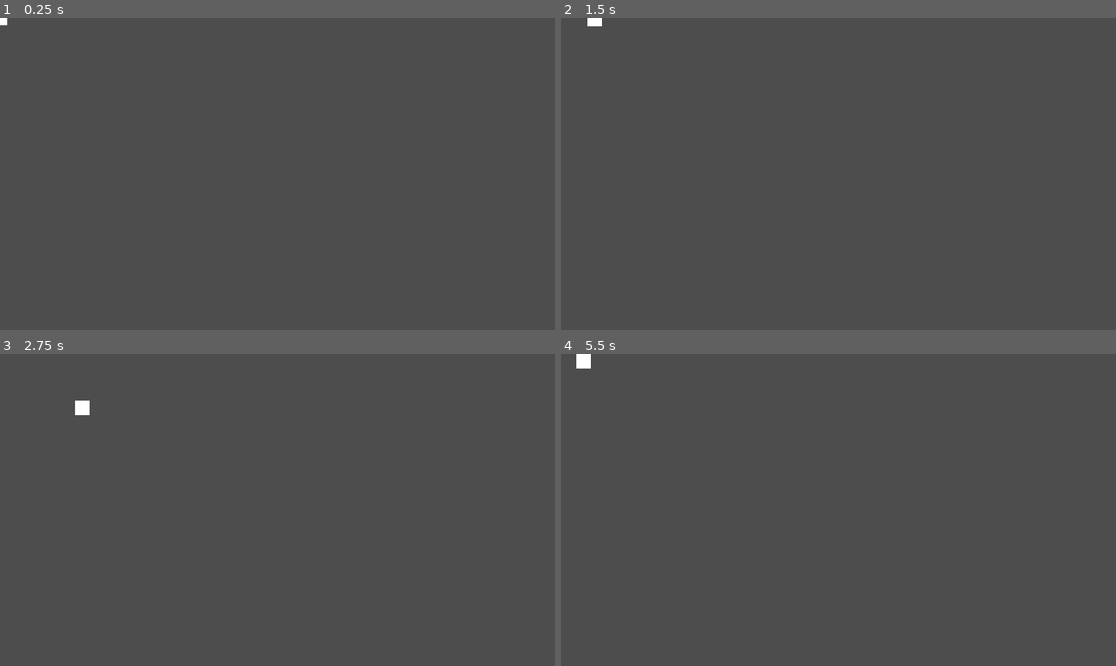
Above: before the commit, frames 1-4 (two rows, left to right).
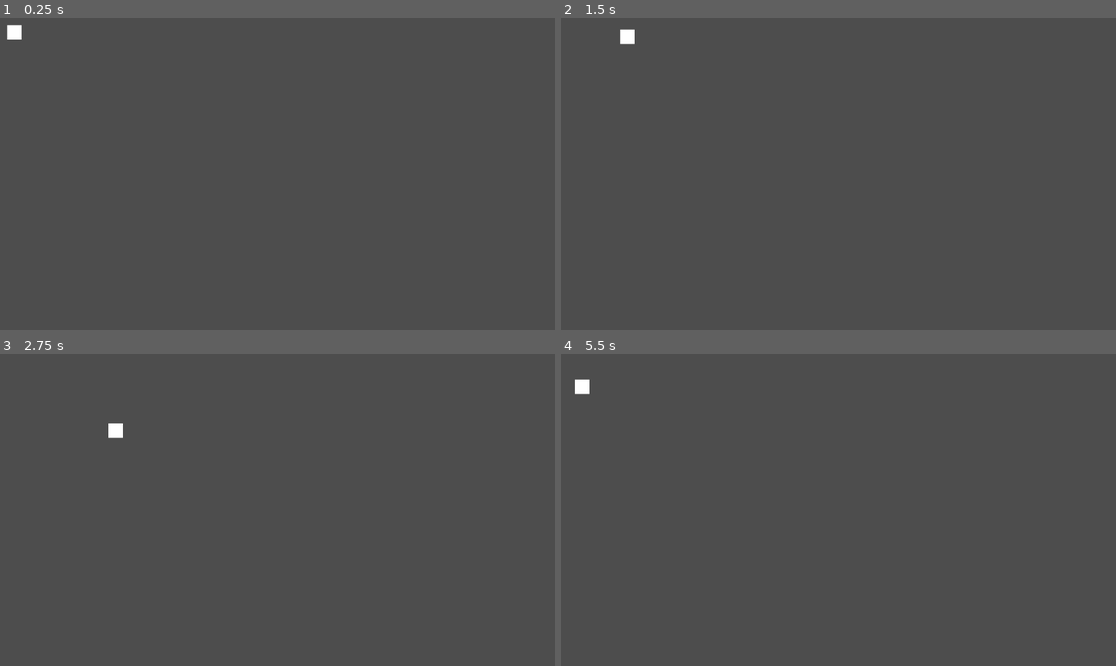
Above: after the commit, the same moments.

Repository: Martinudevel/toroverse
Game: Godot game, scene res://character_body.tscn
The game is run twice, just before and just after one commit, with the same random seed, the same clock (stepped at 60 frames per second) and the same inputs. This scene is started directly instead of the project's main scene.
Inputs:
- Up to frame 1 (0.25 s): no input
- Up to frame 2 (1.5 s): tap Enter at 0.5 s; hold Right (Move_Right) 0.53-1.28 s; hold Down (Move_Down) from 1.28 s (still down)
- Up to frame 3 (2.75 s): release Down (Move_Down) at 2.03 s; hold Right (Move_Right) from 2.03 s (still down)
- Up to frame 4 (5.5 s): release Right (Move_Right) at 2.78 s; hold Up (Move_Up) 2.78-3.53 s; hold Left (Move_Left) 3.53-5.03 s; hold Down (Move_Down) from 5.03 s (still down)

The runs differ from the first frame. In frame 1, 0.2% of the frame differs, in the area x 0-4%, y 0-7%; in frame 2, 0.2%; in frame 3, 0.2%; in frame 4, 0.3%, in the area x 2-6%, y 0-13%.

Commit message:
quality of life changes regarding movement

Diff:
--- a/character_body.tscn
+++ b/character_body.tscn
@@ -5,6 +5,7 @@
 [sub_resource type="CanvasTexture" id="CanvasTexture_200gq"]
 
 [node name="character_body" type="Node2D"]
+position = Vector2(30, 30)
 script = ExtResource("1_vyckn")
 speed = 3
 
--- a/character_script.gd
+++ b/character_script.gd
@@ -1,7 +1,7 @@
 extends Node2D
 @export var f = 0.5#determines how fast the object arrives at destination and the frequency of vibrations (if there are any)
-@export var zeta = 1#dampens vibrations over time (if at zero, it never stops vibrating), if >= 1 the body never vibrates and instead slows it down
-@export var r = 1#determines the time it takes for the object to start moving if <0 the object anticipates, if >0 begins immediatly, if >1 it overshoots (then corrects, of course)
+@export var zeta = 1.0#dampens vibrations over time (if at zero, it never stops vibrating), if >= 1 the body never vibrates and instead slows it down
+@export var r = 1.0#determines the time it takes for the object to start moving if <0 the object anticipates, if >0 begins immediatly, if >1 it overshoots (then corrects, of course)
 
 var k1 = 0;
 var k2 = 0;
@@ -18,7 +18,9 @@
 # Called when the node enters the scene tree for the first time.
 func _ready():
 	y = self.position
-
+	x = self.position
+	xp = self.position
+	xd = Vector2(speed, speed)
 
 # Called every frame. 'delta' is the elapsed time since the previous frame.
 func _process(delta):
@@ -27,24 +29,22 @@
 	k3 = r*zeta/(2*PI*f)
 
 	if(Input.is_action_pressed("Move_Down")):
-		print("S");
 		#self.position = Vector2(self.position.x, self.position.y+1)
 		x = Vector2(x.x, x.y+speed)
 	if(Input.is_action_pressed("Move_Up")):
-		print("W");
 		#self.position = Vector2(self.position.x, self.position.y-1)
 		x = Vector2(x.x, x.y-speed)
 	if(Input.is_action_pressed("Move_Right")):
-		print("D");
 		#self.position = Vector2(self.position.x+1, self.position.y)
 		x = Vector2(x.x+speed, x.y)
 	if(Input.is_action_pressed("Move_Left")):
-		print("A");
 		#self.position = Vector2(self.position.x-1, self.position.y)
 		x = Vector2(x.x-speed, x.y)
-	if(xd == Vector2(0, 0)):
-		xd = x-xp/delta
-		xp = x
+
+	xd = (x-xp)/delta
+	print(xd)
+	xp = x
+
 	y = y + delta*yd
 	yd = yd + delta*(x + k3*xd - y - k1*yd)/k2
 
